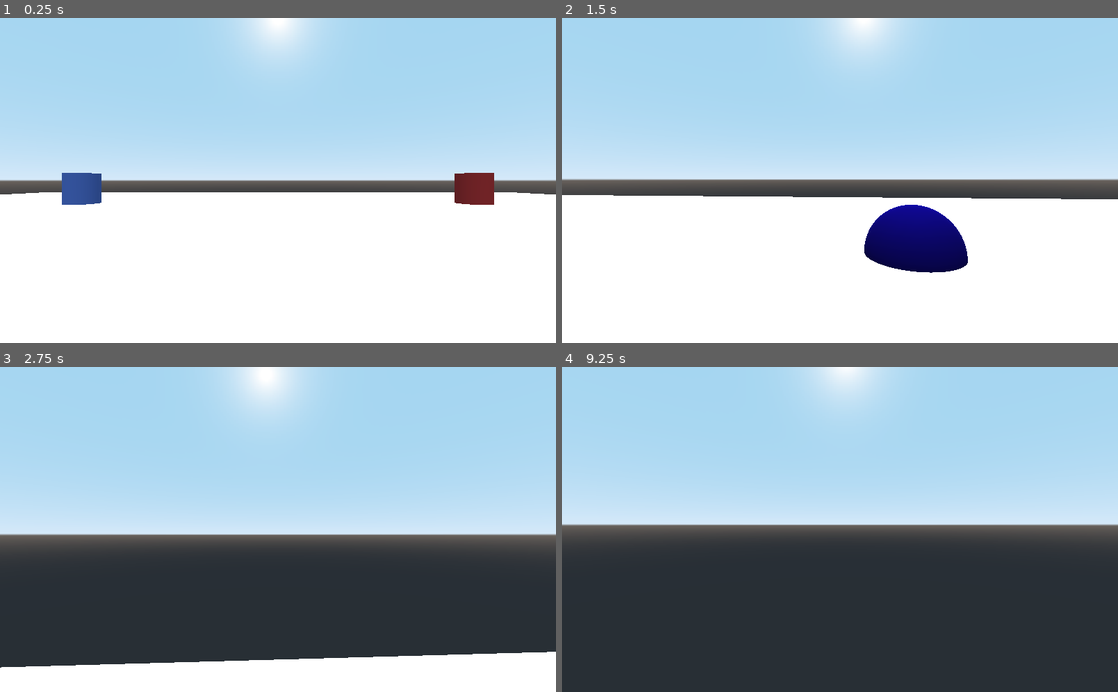
Above: before the commit, frames 1-4 (two rows, left to right).
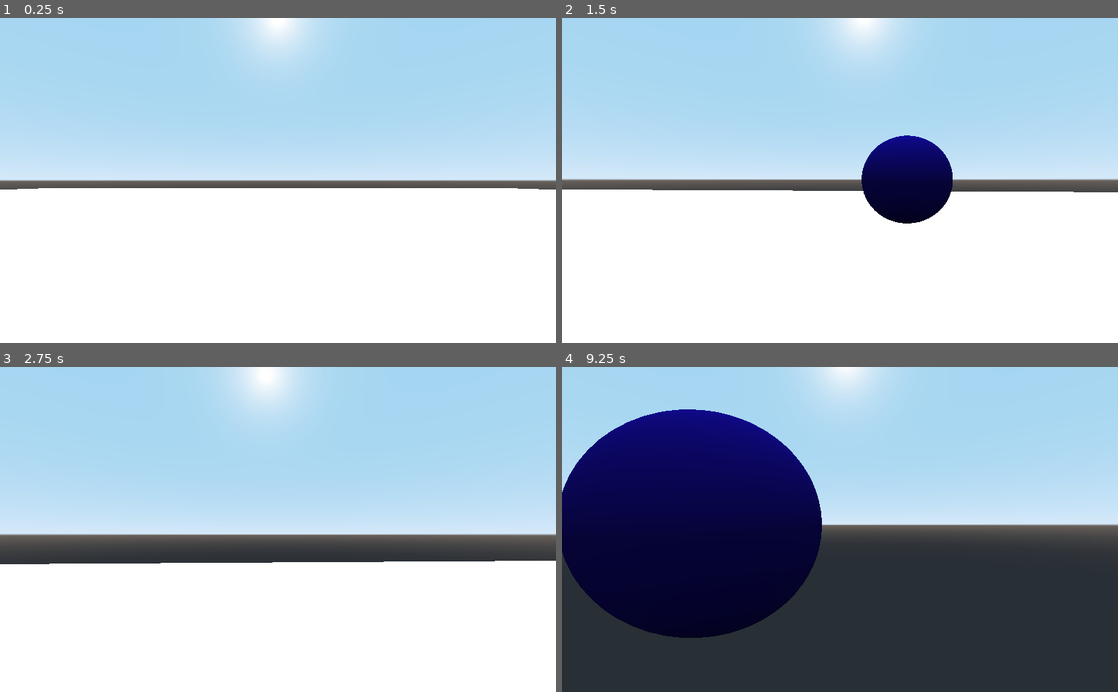
Above: after the commit, the same moments.

Repository: Harrison-Winters/FlameMan-vs-The-Snowmen
Game: Godot game, scene res://Main.tscn
The game is run twice, just before and just after one commit, with the same random seed, the same clock (stepped at 60 frames per second) and the same inputs.
Inputs (mouse positions are in pixels of both pictures, inside the frame that each line leads up to):
- Up to frame 1 (0.25 s): no input
- Up to frame 2 (1.5 s): tap Enter at 0.5 s; move the mouse to (867, 180) at 0.52 s; hold W (move_forward) from 0.53 s (still down); move the mouse to (812, 180) at 1.27 s
- Up to frame 3 (2.75 s): keep holding W (move_forward); move the mouse to (289, 523) at 2.02 s
- Up to frame 4 (9.25 s): move the mouse to (834, 536) at 2.77 s; move the mouse to (878, 532) at 3.52 s; tap Space at 4.25, 5.75, 7.25 s; move the mouse to (795, 526) at 4.27 s; tap Enter at 5, 6.5 s; move the mouse to (845, 529) at 5.02 s; move the mouse to (817, 523) at 5.77 s; release W (move_forward) at 5.78 s; hold D (move_right) 5.78-6.53 s; move the mouse to (867, 529) at 6.52 s; hold W (move_forward) 6.53-8.78 s; move the mouse to (812, 529) at 7.27 s; move the mouse to (851, 523) at 8.02 s; move the mouse to (834, 536) at 8.77 s; hold A (move_left) from 8.78 s (still down)

The runs differ from the first frame. In frame 1, 2.5% of the frame differs, in the area x 0-100%, y 47-58%; in frame 2, 7.7%; in frame 3, 30%, in the area x 0-100%, y 59-93%; in frame 4, 26%.

Commit message:
fixed bug that brings enemies inside the ground level

Diff:
--- a/Enemy.gd
+++ b/Enemy.gd
@@ -18,6 +18,7 @@
 
 	var random_speed = rand_range(min_speed, max_speed)
 	velocity = Vector3.FORWARD * random_speed
+	velocity.y = 0
 	velocity = velocity.rotated(Vector3.UP, rotation.y)
 
 
--- a/Enemy.tscn
+++ b/Enemy.tscn
@@ -11,20 +11,21 @@
 extents = Vector3( 1, 0.937865, 1 )
 
 [node name="Enemy" type="KinematicBody"]
-transform = Transform( 1, 0, 0, 0, 1, 0, 0, 0, 1, 0, 1, 0 )
 script = ExtResource( 1 )
 
 [node name="pivot" type="Spatial" parent="."]
 
 [node name="MeshInstance" type="MeshInstance" parent="pivot"]
+transform = Transform( 1, 0, 0, 0, 1, 0, 0, 0, 1, 0, 1, 0 )
 mesh = SubResource( 1 )
 material/0 = SubResource( 2 )
 
 [node name="CollisionShape" type="CollisionShape" parent="."]
-transform = Transform( 1, 0, 0, 0, 1, 0, 0, 0, 1, 0, 0.076737, 0 )
+transform = Transform( 1, 0, 0, 0, 1, 0, 0, 0, 1, 0, 1, 0 )
 shape = SubResource( 3 )
 
 [node name="VisibilityNotifier" type="VisibilityNotifier" parent="."]
+transform = Transform( 1, 0, 0, 0, 1, 0, 0, 0, 1, 0, 1, 0 )
 aabb = AABB( -1, -0.944761, -1, 2, 1.9403, 2 )
 
 [connection signal="screen_exited" from="VisibilityNotifier" to="." method="_on_VisibilityNotifier_screen_exited"]
--- a/Main.tscn
+++ b/Main.tscn
@@ -33,7 +33,6 @@
 script = ExtResource( 2 )
 
 [node name="Player" parent="." instance=ExtResource( 1 )]
-transform = Transform( 1, 0, 0, 0, 1, 0, 0, 0, 1, 0, 0.977782, 0 )
 
 [node name="Ground" type="StaticBody" parent="."]
 transform = Transform( 1, 0, 0, 0, 1, 0, 0, 0, 1, 0, -1, 0 )
@@ -49,24 +48,31 @@
 [node name="DirectionalLight" type="DirectionalLight" parent="."]
 transform = Transform( 1, 0, 0, 0, 0.0664307, 0.997791, 0, -0.997791, 0.0664307, 0, 25.4089, 0.0103207 )
 
-[node name="testCylinder" type="MeshInstance" parent="."]
+[node name="Cylinders" type="Spatial" parent="."]
+visible = false
+
+[node name="testCylinder" type="MeshInstance" parent="Cylinders"]
 transform = Transform( 1, 0, 0, 0, 1, 0, 0, 0, 1, -13, 1, -16 )
 mesh = SubResource( 3 )
+skeleton = NodePath("../..")
 material/0 = SubResource( 4 )
 
-[node name="testCylinder2" type="MeshInstance" parent="."]
+[node name="testCylinder2" type="MeshInstance" parent="Cylinders"]
 transform = Transform( 1, 0, 0, 0, 1, 0, 0, 0, 1, 13, 1, -16 )
 mesh = SubResource( 3 )
+skeleton = NodePath("../..")
 material/0 = SubResource( 5 )
 
-[node name="testCylinder3" type="MeshInstance" parent="."]
+[node name="testCylinder3" type="MeshInstance" parent="Cylinders"]
 transform = Transform( 1, 0, 0, 0, 1, 0, 0, 0, 1, -13, 1, 17 )
 mesh = SubResource( 3 )
+skeleton = NodePath("../..")
 material/0 = SubResource( 6 )
 
-[node name="testCylinder4" type="MeshInstance" parent="."]
+[node name="testCylinder4" type="MeshInstance" parent="Cylinders"]
 transform = Transform( 1, 0, 0, 0, 1, 0, 0, 0, 1, 13, 1, 17 )
 mesh = SubResource( 3 )
+skeleton = NodePath("../..")
 material/0 = SubResource( 7 )
 
 [node name="SnowmenTimer" type="Timer" parent="."]
--- a/Player.gd
+++ b/Player.gd
@@ -16,7 +16,7 @@
 
 
 
-func _physics_process(delta):
+func _physics_process(_delta):
 	input_axis = Input.get_vector("move_back", "move_forward",
 			"move_left", "move_right")
 
@@ -47,4 +47,5 @@
 
 	velocity.x = direction.x * speed
 	velocity.z = direction.z * speed
-	velocity = move_and_slide(velocity,Vector3.UP)
+	velocity.y = 0
+	velocity = move_and_slide(velocity)
--- a/Player.tscn
+++ b/Player.tscn
@@ -17,14 +17,16 @@
 [node name="pivot" type="Spatial" parent="."]
 
 [node name="MeshInstance" type="MeshInstance" parent="pivot"]
+transform = Transform( 1, 0, 0, 0, 1, 0, 0, 0, 1, 0, 1, 0 )
 mesh = SubResource( 2 )
 material/0 = SubResource( 3 )
 
 [node name="CollisionShape" type="CollisionShape" parent="."]
+transform = Transform( 1, 0, 0, 0, 1, 0, 0, 0, 1, 0, 1, 0 )
 shape = SubResource( 1 )
 
 [node name="Spatial" type="Spatial" parent="."]
 script = ExtResource( 3 )
 
 [node name="Camera" type="Camera" parent="Spatial"]
-transform = Transform( 1, 0, 0, 0, 1, 0, 0, 0, 1, 0, 0.549459, -0.578088 )
+transform = Transform( 1, 0, 0, 0, 1, 0, 0, 0, 1, 0, 1, 0 )
--- a/project.godot
+++ b/project.godot
@@ -23,21 +23,29 @@
 move_left={
 "deadzone": 0.5,
 "events": [ Object(InputEventKey,"resource_local_to_scene":false,"resource_name":"","device":0,"alt":false,"shift":false,"control":false,"meta":false,"command":false,"pressed":false,"scancode":0,"physical_scancode":65,"unicode":0,"echo":false,"script":null)
+, Object(InputEventKey,"resource_local_to_scene":false,"resource_name":"","device":0,"alt":false,"shift":false,"control":false,"meta":false,"command":false,"pressed":false,"scancode":16777231,"physical_scancode":0,"unicode":0,"echo":false,"script":null)
+, Object(InputEventJoypadMotion,"resource_local_to_scene":false,"resource_name":"","device":0,"axis":0,"axis_value":-1.0,"script":null)
  ]
 }
 move_right={
 "deadzone": 0.5,
 "events": [ Object(InputEventKey,"resource_local_to_scene":false,"resource_name":"","device":0,"alt":false,"shift":false,"control":false,"meta":false,"command":false,"pressed":false,"scancode":0,"physical_scancode":68,"unicode":0,"echo":false,"script":null)
+, Object(InputEventKey,"resource_local_to_scene":false,"resource_name":"","device":0,"alt":false,"shift":false,"control":false,"meta":false,"command":false,"pressed":false,"scancode":16777233,"physical_scancode":0,"unicode":0,"echo":false,"script":null)
+, Object(InputEventJoypadMotion,"resource_local_to_scene":false,"resource_name":"","device":0,"axis":0,"axis_value":1.0,"script":null)
  ]
 }
 move_back={
 "deadzone": 0.5,
 "events": [ Object(InputEventKey,"resource_local_to_scene":false,"resource_name":"","device":0,"alt":false,"shift":false,"control":false,"meta":false,"command":false,"pressed":false,"scancode":0,"physical_scancode":83,"unicode":0,"echo":false,"script":null)
+, Object(InputEventKey,"resource_local_to_scene":false,"resource_name":"","device":0,"alt":false,"shift":false,"control":false,"meta":false,"command":false,"pressed":false,"scancode":16777234,"physical_scancode":0,"unicode":0,"echo":false,"script":null)
+, Object(InputEventJoypadMotion,"resource_local_to_scene":false,"resource_name":"","device":0,"axis":1,"axis_value":1.0,"script":null)
  ]
 }
 move_forward={
 "deadzone": 0.5,
 "events": [ Object(InputEventKey,"resource_local_to_scene":false,"resource_name":"","device":0,"alt":false,"shift":false,"control":false,"meta":false,"command":false,"pressed":false,"scancode":0,"physical_scancode":87,"unicode":0,"echo":false,"script":null)
+, Object(InputEventKey,"resource_local_to_scene":false,"resource_name":"","device":0,"alt":false,"shift":false,"control":false,"meta":false,"command":false,"pressed":false,"scancode":16777232,"physical_scancode":0,"unicode":0,"echo":false,"script":null)
+, Object(InputEventJoypadMotion,"resource_local_to_scene":false,"resource_name":"","device":0,"axis":1,"axis_value":-1.0,"script":null)
  ]
 }
 change_mouse_input={
